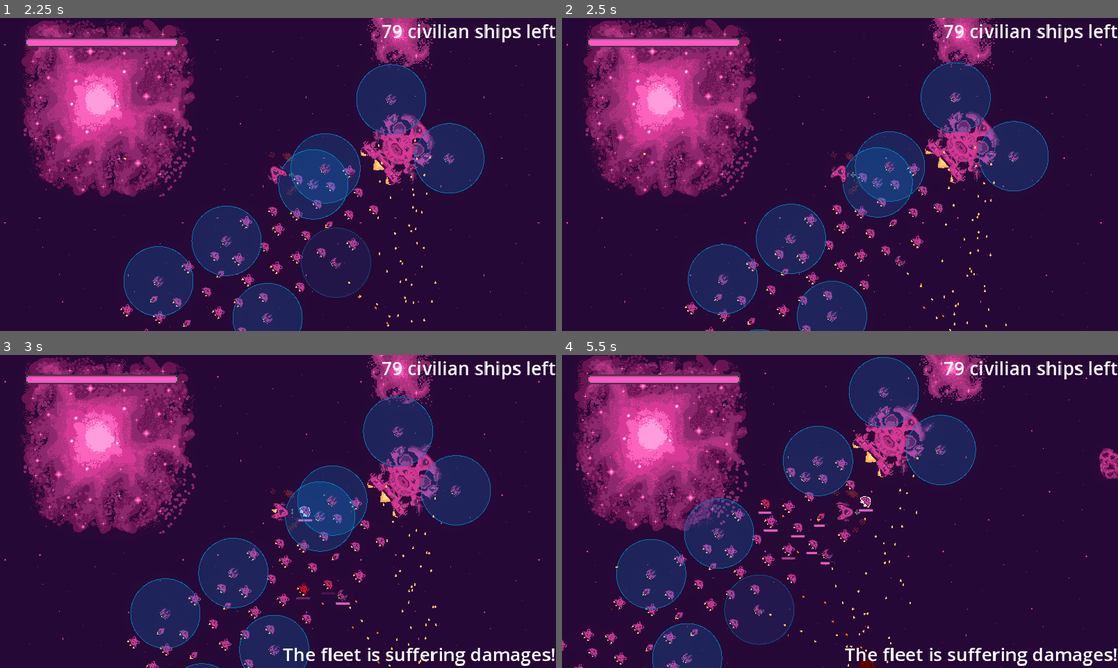
Above: before the commit, frames 1-4 (two rows, left to right).
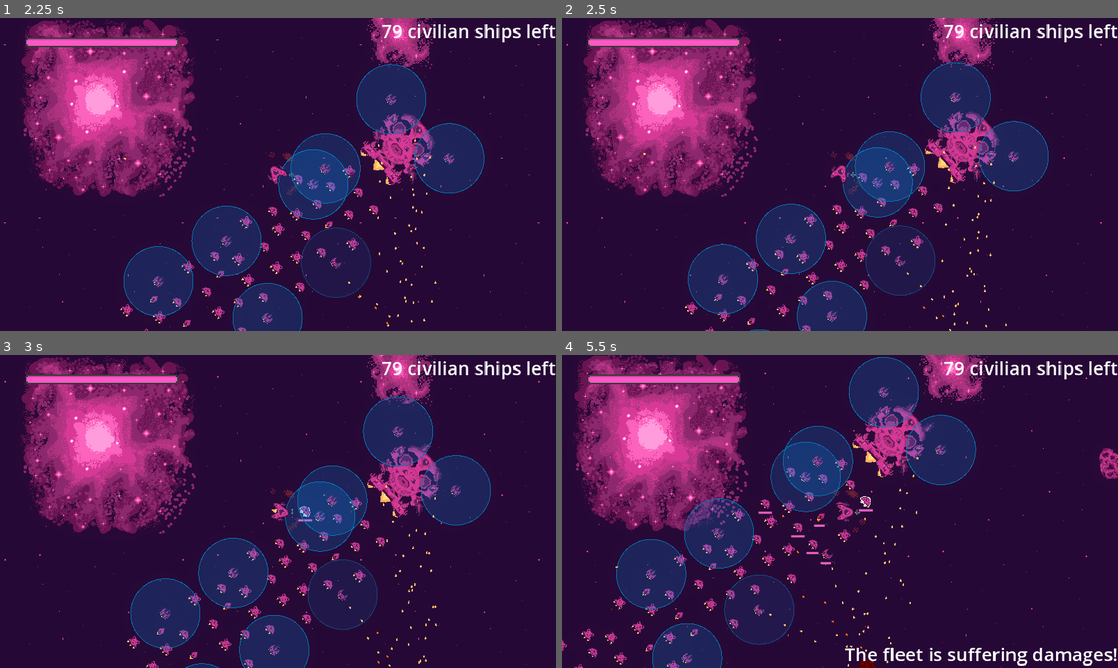
Above: after the commit, the same moments.

Repository: bear-minimum-studio/space-bear
Game: Godot game, scene res://Game.tscn
The game is run twice, just before and just after one commit, with the same random seed, the same clock (stepped at 60 frames per second) and the same inputs.
Inputs:
- Up to frame 1 (2.25 s): tap Enter (upgrade) at 0.5 s; hold Right (turn_right) 0.53-1.28 s; tap Down (decelerate) at 0.6 s; hold Ctrl (brake) 1.28-2.03 s; tap Space (fire) at 1.35 s; hold Right (turn_right) from 2.03 s (still down); hold G (grappling_hook) from 2.03 s (still down)
- Up to frame 2 (2.5 s): keep holding Right (turn_right); keep holding G (grappling_hook)
- Up to frame 3 (3 s): release Right (turn_right) at 2.78 s; release G (grappling_hook) at 2.78 s; hold Up (accelerate) from 2.78 s (still down); tap F (turret_fire) at 2.85 s
- Up to frame 4 (5.5 s): release Up (accelerate) at 3.53 s; hold Left (turn_left) 3.53-5.03 s; tap Down (decelerate) at 3.6 s; tap Space (fire) at 4.35 s; hold Ctrl (brake) from 5.03 s (still down); hold G (grappling_hook) from 5.03 s (still down)

Frame 1 is identical in both runs. In frame 2, less than 0.1% of the frame differs, in the area x 54-68%, y 66-89%; in frame 3, 1.1%; in frame 4, 2.1%, in the area x 35-51%, y 27-67%.

Commit message:
refactor: simpler health for shield

Diff:
--- a/health-system/HealthSystem.gd
+++ b/health-system/HealthSystem.gd
@@ -2,16 +2,7 @@
 class_name HealthSystem
 extends Node2D
 
-@export_range(1, 200, 1, "or_greater") var max_health = 1:
-	set(new_max_health):
-		var prev_max_health = max_health
-		max_health = new_max_health
-		# If node has been just initialized, change the health
-		# as well as the max_health
-		if health == prev_max_health:
-			health = new_max_health
-
-
+@export_range(1, 200, 1, "or_greater") var max_health = 1
 
 @onready var health = max_health
 
--- a/shield/Shield.gd
+++ b/shield/Shield.gd
@@ -8,7 +8,7 @@
 @onready var hurt_animation = $HurtAnimation
 @onready var health_system = $HealthSystem
 
-@export var max_health = 10 :
+@export var max_health = 20 :
 	set(new_max_health):
 		max_health = new_max_health
 		if health_system != null:
@@ -37,7 +37,6 @@
 		queue_redraw()
 
 func _ready():
-	health_system.max_health = max_health
 	health_system.hp_changed.connect(_on_hit)
 
 func _draw():
--- a/shield/Shield.tscn
+++ b/shield/Shield.tscn
@@ -18,6 +18,6 @@
 debug_color = Color(0, 0.6, 0.701961, 0.0862745)
 
 [node name="HealthSystem" parent="." instance=ExtResource("2_w6wil")]
-max_health = 10
+max_health = 20
 
 [node name="HurtAnimation" parent="." instance=ExtResource("3_feixo")]
